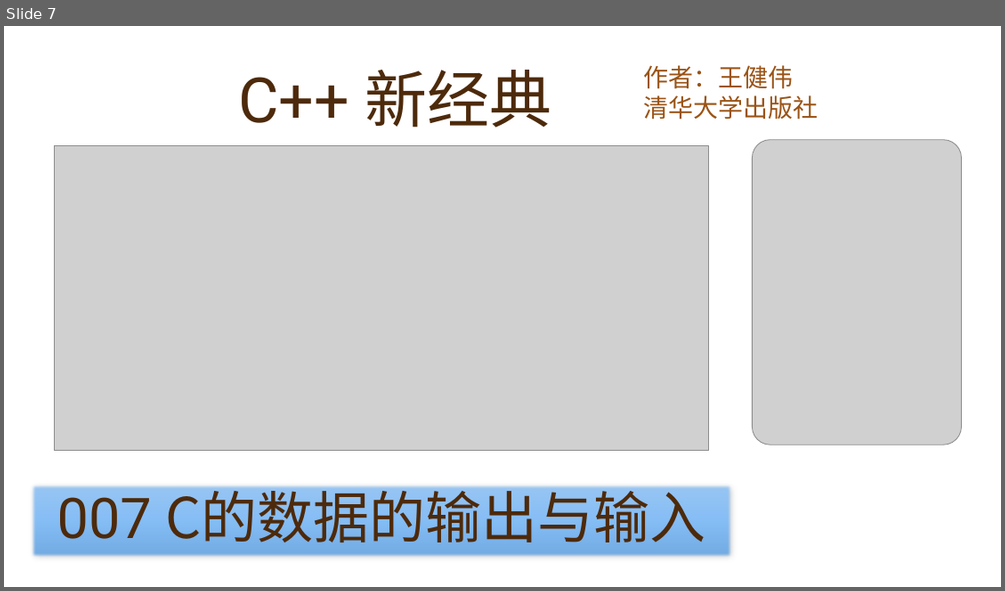
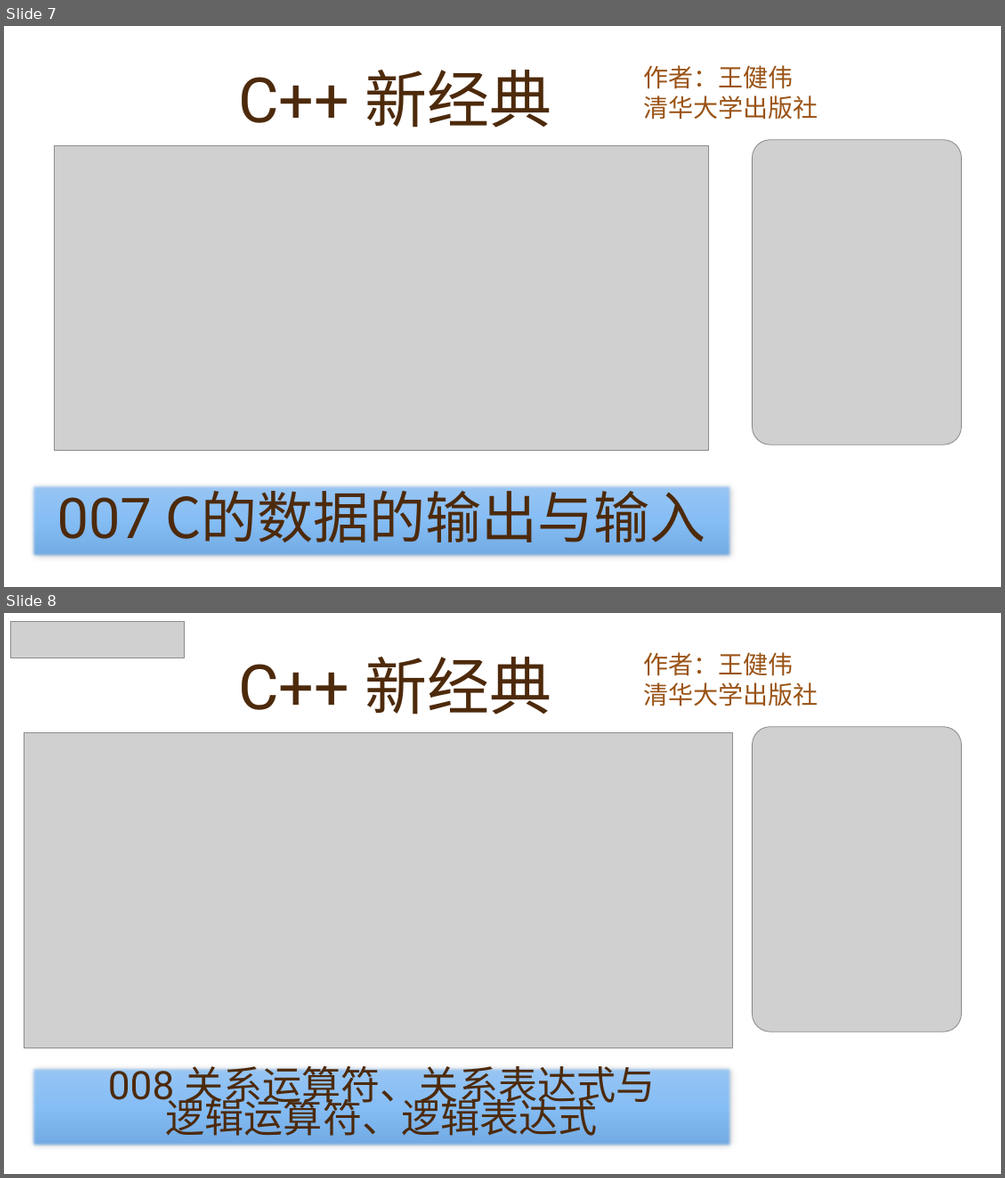
Before and after one commit to yasenstar/learn_cpp, a slide deck: cpp_new/C++ 新经典.pptx. Shown one above the other, each under a label of ours: slide 7 before the commit, slides 7 and 8 after it. The pictures are 1005x591 and 1005x1178 pixels, drawn with LibreOffice and Linux fonts; fonts in the diff are those of the drawing; grey boxes stand for pictures; background and template pictures are left out. Boxes give left, top, right and bottom in pixels: in the first picture for what was removed or moved away, otherwise in the second. Text is boxed around its words. In the diff, an @@ line names an element or a change of style, - is before the commit and + after.

```diff
--- a/cpp_new/C++ 新经典.pptx
+++ b/cpp_new/C++ 新经典.pptx
@@ slide 8 added at (x1=4, y1=613, x2=1001, y2=1174), background picture (left out) @@
@@ picture added at (x1=11, y1=621, x2=184, y2=657) @@
@@ title added at (x1=238, y1=657, x2=552, y2=714), 60 pt, text #4D2A0B @@
+C++ 新经典
@@ subtitle added at (x1=643, y1=652, x2=817, y2=706), 24 pt, text #9A5315 @@
+作者：王健伟
+清华大学出版社
@@ picture added at (x1=24, y1=732, x2=733, y2=1047) @@
@@ picture added at (x1=752, y1=727, x2=962, y2=1032) @@
@@ rectangle added at (x1=31, y1=1065, x2=733, y2=1147), fill gradient #9AC6F4 to #86BEF6 to #70A9E1, 37.8 pt, text #4D2A0B @@
+008 关系运算符、关系表达式与
+逻辑运算符、逻辑表达式
```
Also in this commit, not shown: 2 other slides added, 6 other files.
